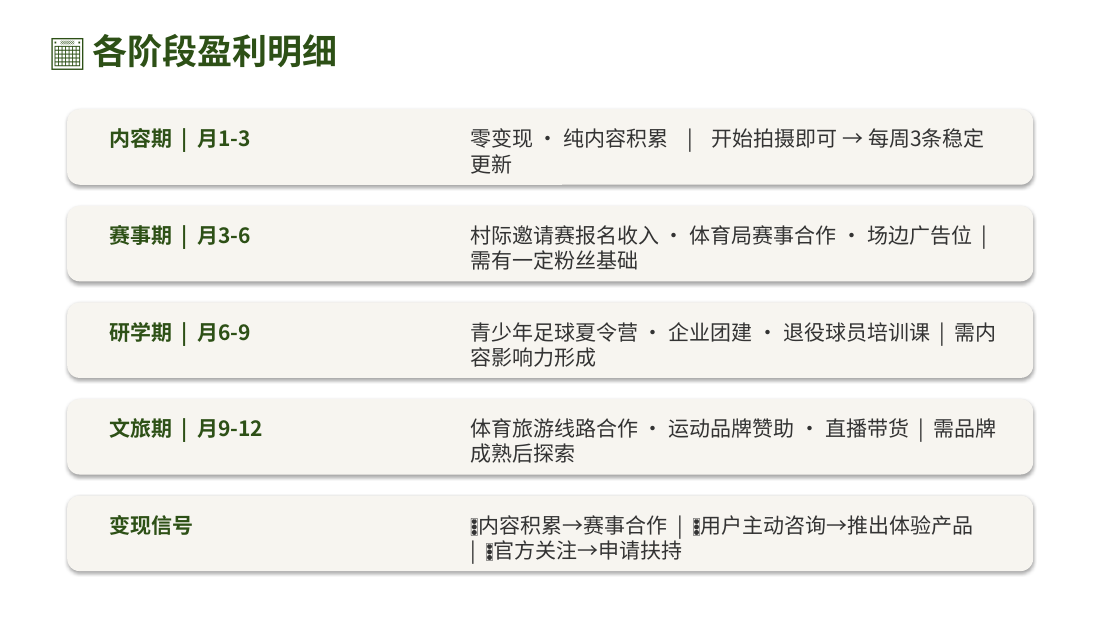
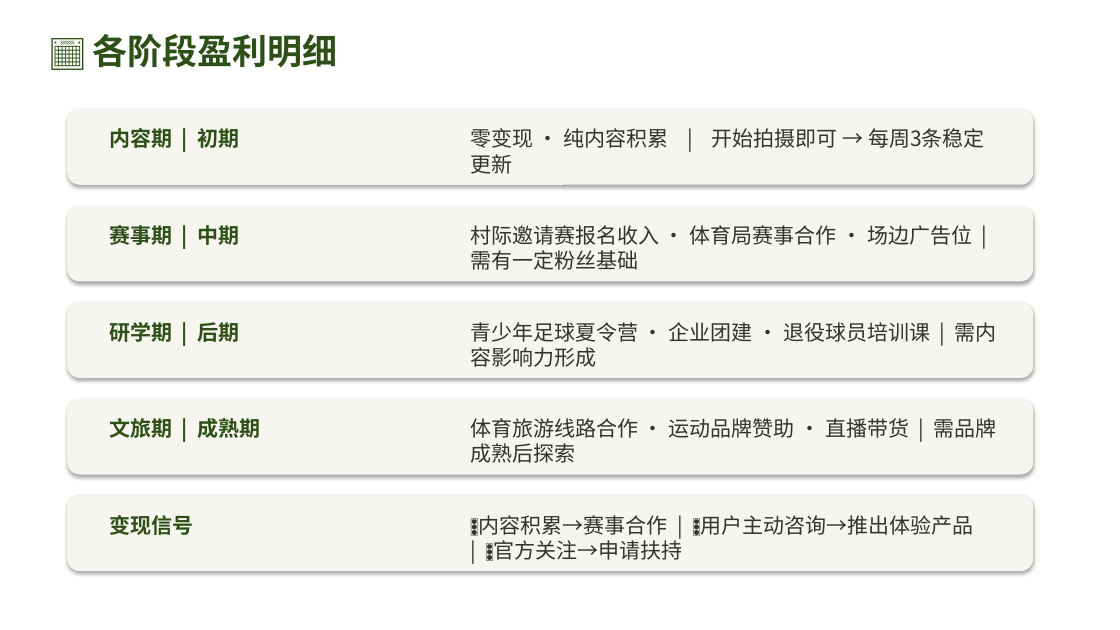
Before and after one commit to 975801846-star/workspace-outputs, a slide deck: slide 12 of tunjunying/plan_v2.pptx. Drawn at 1120x630 pixels with LibreOffice and Linux fonts; fonts in the diff are those of the drawing. Boxes give left, top, right and bottom in pixels: in the first picture for what was removed or moved away, otherwise in the second. Text is boxed around its words. In the diff, an @@ line names an element or a change of style, - is before the commit and + after.

```diff
--- a/tunjunying/plan_v2.pptx
+++ b/tunjunying/plan_v2.pptx
@@ text at <box>109,128,239,148</box>: text changed @@
-内容期 | 月1-3
+内容期 | 初期
@@ text at <box>109,222,239,248</box>: text changed @@
-赛事期 | 月3-6
+赛事期 | 中期
@@ text at <box>109,322,239,342</box>: text changed @@
-研学期 | 月6-9
+研学期 | 后期
@@ text at <box>109,415,260,441</box>: text changed @@
-文旅期 | 月9-12
+文旅期 | 成熟期
```
Also in this commit, not shown: 19 other slides changed, 2 slides added.
